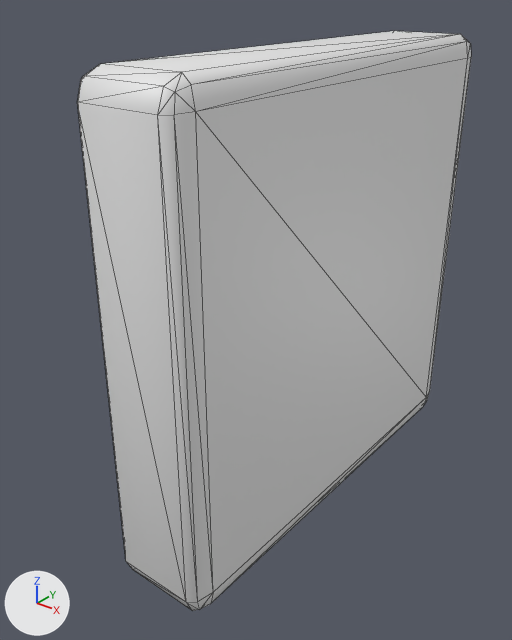
The glTF model new_assets/gltfs/left_light_button.glb: old version first, new version second.
Both versions are drawn from a camera (50 mm lens) standing at (-3.394, -1.657, 2.031) and looking at (-3.691, -1.286, 1.801). Arrows for +X, +Y and +Z are at lower left; the lights stay in place. Both versions are drawn at frame 0 of the action 'LeftLightButton'; the numbers are the values there. Mesh edges are drawn as thin lines. Vertices at the same position are counted once.

In view in the first picture: 'LeftLightButton'.
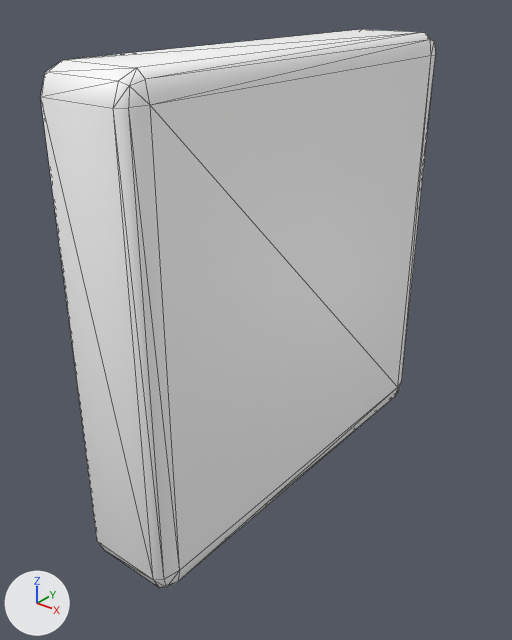
Pixel boxes [x1, y1, x2, y2] of what changed, in the pictures (512 x 640 px):
'LeftLightButton', surface changed, moved: before [77, 31, 471, 611]; after [40, 29, 436, 588]

What changed in the scene script:
```text
Add mat_lightoff:
    mat_lightoff = principled_material('LightOff')
    mat_lightoff.base_color = (1.0, 1.0, 1.0)  # white #ffffff
Change me_cube_007:
    where me_cube_007.from_pydata(...)  # 56 vertices, 108 faces; spans x -3.698..-3.626, y -1.429..-1.093, z 1.656..1.991
    used by ob_leftlightbutton; location = (0.0, 0.0, 0.0)
    me_cube_007 part 1: 66 faces spanning x -3.69..-3.626, y -1.429..-1.093, z 1.656..1.991 switch from mat_material_003 (white #e7e7e7) to mat_lightoff (white #ffffff)
Change ob_leftlightbutton:
    ob_leftlightbutton.location: (0.0, 0.0, 0.0) -> (-0.03, 0.0, 0.0)
```
